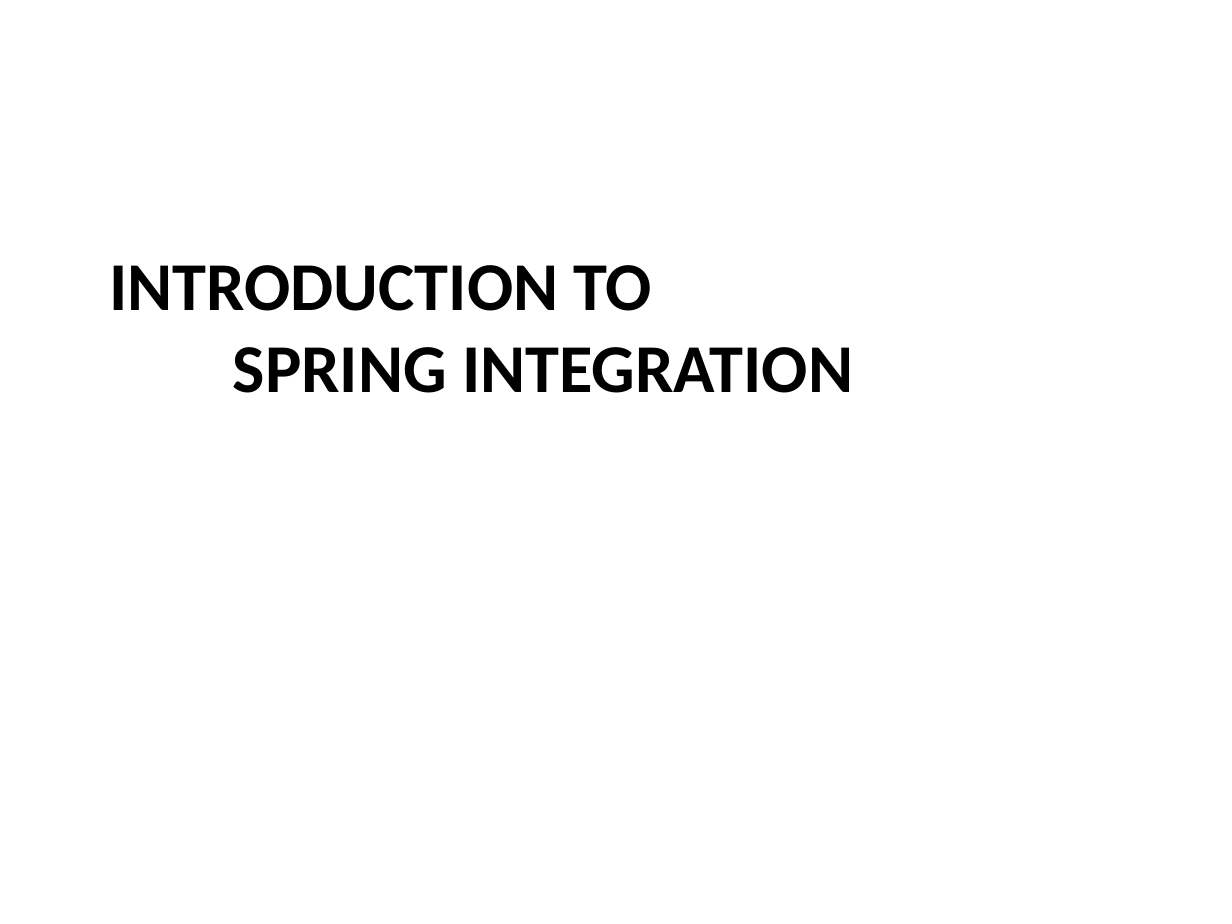
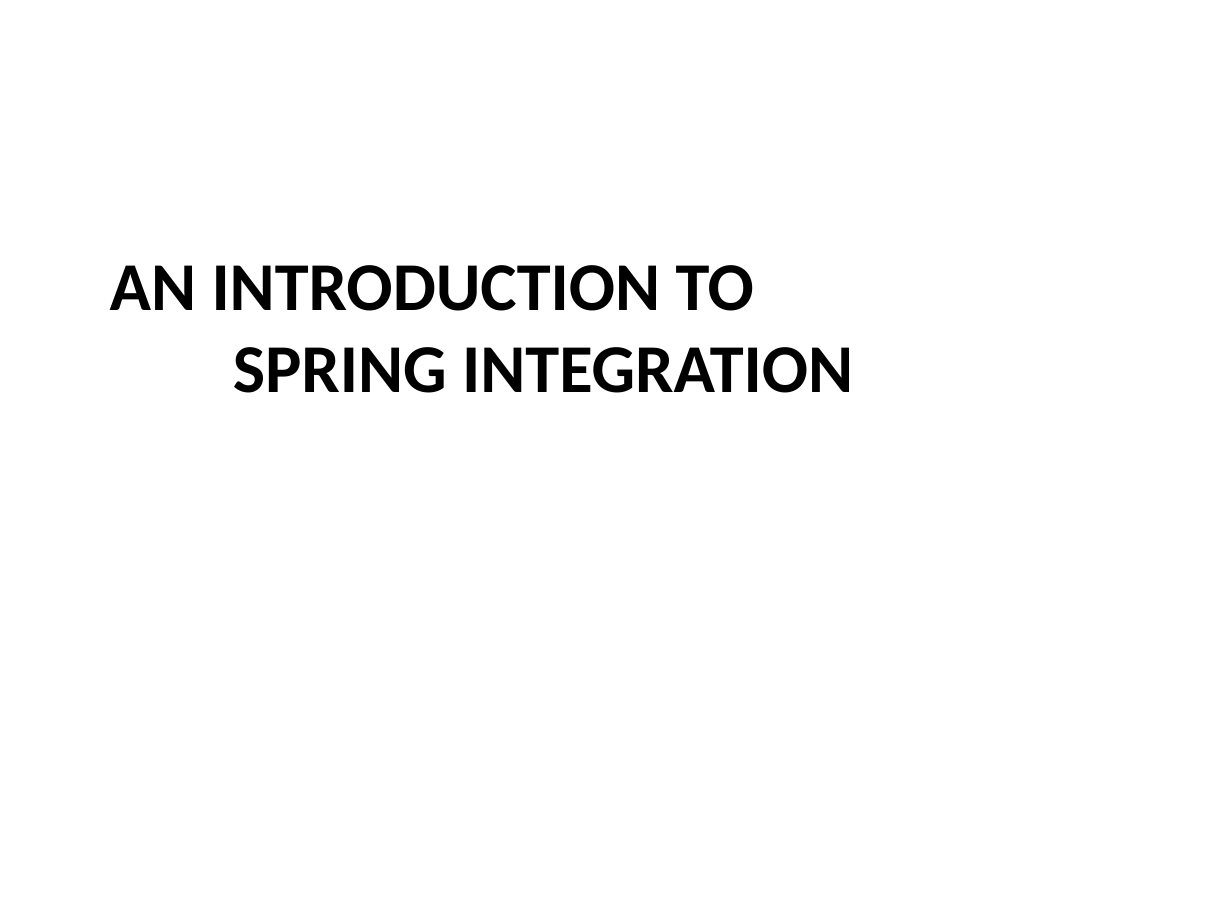
Before and after one commit to phuongtt2a/cafe, a slide deck: slide 1 of cafe/docs/Spring_Integration.pptx. Drawn at 1232x924 pixels with LibreOffice and Linux fonts; fonts in the diff are those of the drawing. Boxes give left, top, right and bottom in pixels: in the first picture for what was removed or moved away, otherwise in the second. Text is boxed around its words. In the diff, an @@ line names an element or a change of style, - is before the commit and + after.

Commit message:
Updated Document

```diff
--- a/cafe/docs/Spring_Integration.pptx
+++ b/cafe/docs/Spring_Integration.pptx
@@ title at (110, 265, 853, 393): text changed @@
-INTRODUCTION TO
-SPRING INTEGRATION
+AN INTRODUCTION TO
+SPRING INTEGRATION
```
